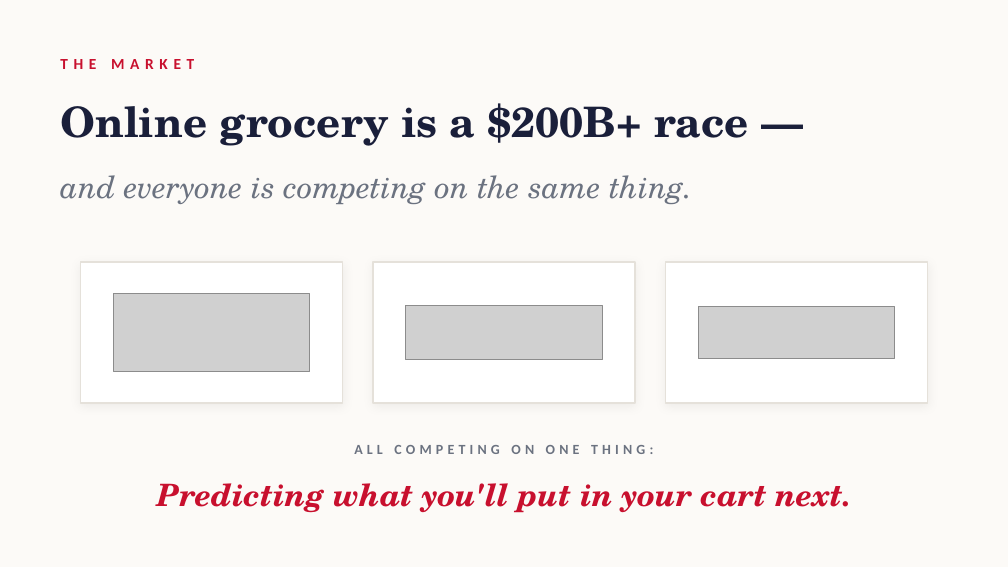
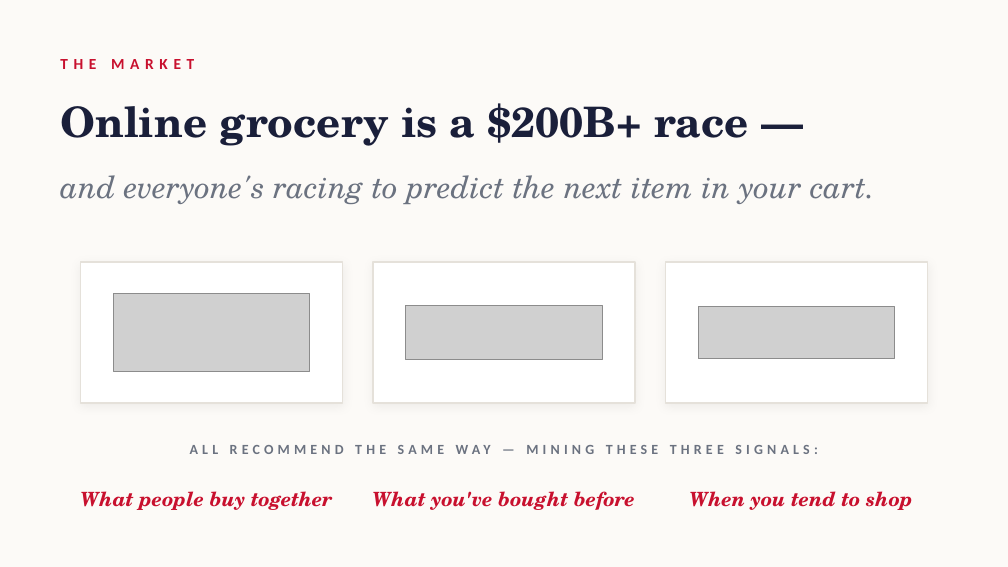
Before and after one commit to ahadh76221/csce676-data-mining-project, a slide deck: slide 2 of shopper_archetypes_pitch.pptx. Drawn at 1008x567 pixels with LibreOffice and Linux fonts; fonts in the diff are those of the drawing; grey boxes stand for pictures. Boxes give left, top, right and bottom in pixels: in the first picture for what was removed or moved away, otherwise in the second. Text is boxed around its words. In the diff, an @@ line names an element or a change of style, - is before the commit and + after.

```diff
--- a/shopper_archetypes_pitch.pptx
+++ b/shopper_archetypes_pitch.pptx
@@ text at box(60, 175, 875, 204): text changed @@
-and everyone is competing on the same thing.
+and everyone's racing to predict the next item in your cart.
@@ text at box(456, 445, 491, 454): text changed @@
-ALL COMPETING ON ONE THING:
+ALL RECOMMEND THE SAME WAY — MINING THESE THREE SIGNALS:
@@ text at box(81, 491, 333, 510): text changed; size 22 to 14 pt @@
-Predicting what you'll put in your cart next.
+What people buy together
@@ text added at box(373, 491, 635, 510), 14 pt, text #C8102E, bold, italic @@
+What you've bought before
@@ text added at box(690, 491, 913, 510), 14 pt, text #C8102E, bold, italic @@
+When you tend to shop
```
Also in this commit, not shown: 3 other slides changed, 2 other files.
